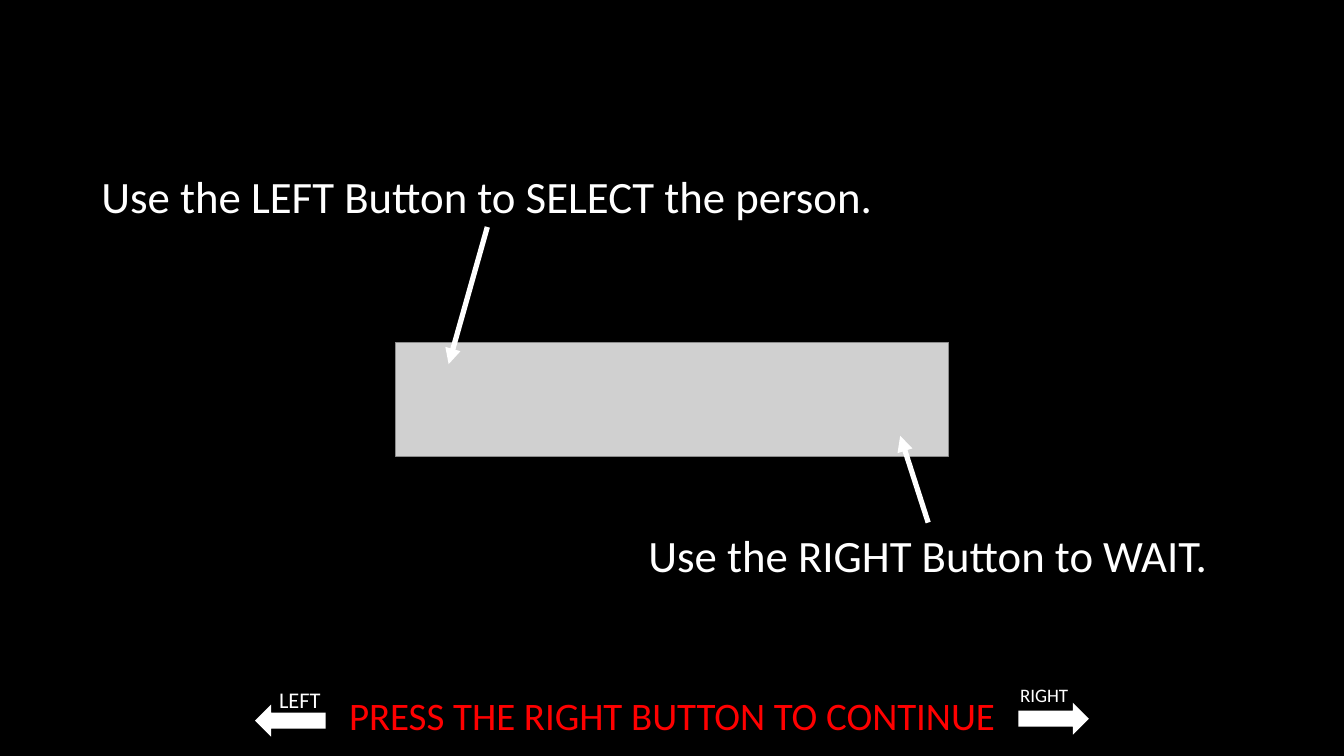
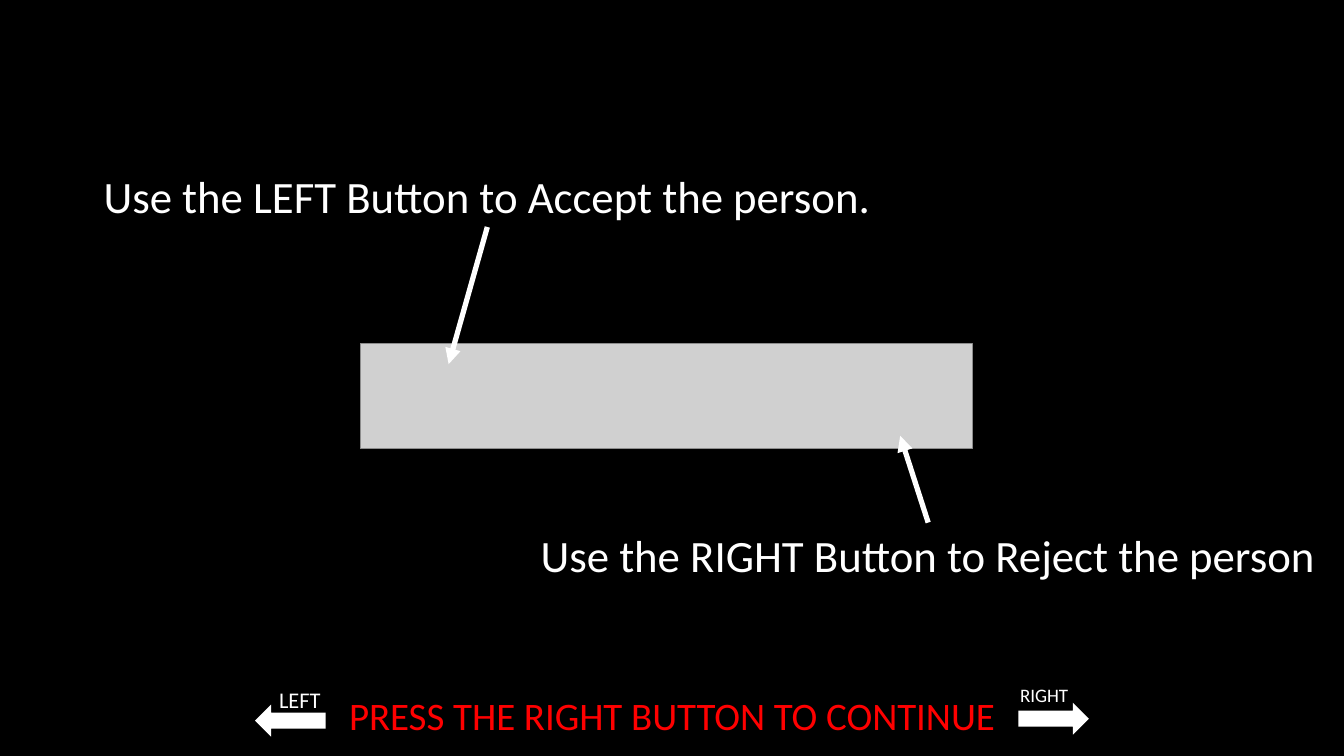
Before and after one commit to laureate-institute-for-brain-research/StimToolOnline, a slide deck: slide 13 of public/js/tasks/blind_dating/media/Blind_dating_game_instructions.pptx. Drawn at 1344x756 pixels with LibreOffice and Linux fonts; fonts in the diff are those of the drawing; grey boxes stand for pictures. Boxes give left, top, right and bottom in pixels: in the first picture for what was removed or moved away, otherwise in the second. Text is boxed around its words. In the diff, an @@ line names an element or a change of style, - is before the commit and + after.

Commit message:
updated instructions slides to match with new images

```diff
--- a/public/js/tasks/blind_dating/media/Blind_dating_game_instructions.pptx
+++ b/public/js/tasks/blind_dating/media/Blind_dating_game_instructions.pptx
@@ text at [104, 182, 870, 221]: text changed @@
-Use the LEFT Button to SELECT the person.
+Use the LEFT Button to Accept the person.
@@ picture: place and size @@
-picture at [395, 343, 949, 457]
+picture at [360, 343, 972, 449]
@@ text at [541, 541, 1314, 580]: text changed @@
-Use the RIGHT Button to WAIT.
+Use the RIGHT Button to Reject the person
```
Also in this commit, not shown: 8 other slides changed, 10 other files.
